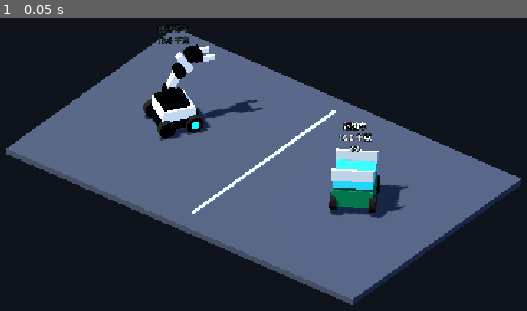
Above: before the commit, frame 1.
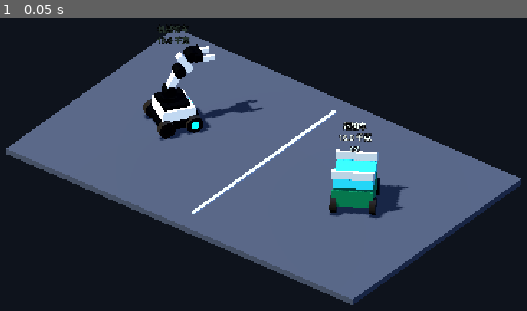
Above: after the commit, the same moment.

Repository: Ri0n72Y/automata
Game: Godot game, scene res://scenes/scene_01/scene_01_vehicle_showcase.tscn
Two runs of this game, one before a commit and one after it. Both use one fixed random seed, a clock stepped at 60 frames per second and the inputs below. This scene is started directly instead of the project's main scene.
Inputs:
- Up to frame 1 (0.05 s): no input

The runs differ from the first frame. In frame 1, 0.3% of the frame differs, in the area x 62-78%, y 44-69%.

Commit message:
fix(scene-01): ground vehicle wheel visuals

Diff:
--- a/scenes/scene_01/vehicles/transport_vehicle_placeholder.tscn
+++ b/scenes/scene_01/vehicles/transport_vehicle_placeholder.tscn
@@ -45,7 +45,7 @@
 size = Vector3(0.74, 0.18, 0.7)
 
 [sub_resource type="BoxMesh" id="RailMesh"]
-size = Vector3(0.77, 0.22, 0.06)
+size = Vector3(0.77, 0.16, 0.06)
 
 [sub_resource type="BoxMesh" id="MarkerMesh"]
 size = Vector3(0.23, 0.12, 0.11)
@@ -68,25 +68,25 @@
 material_override = SubResource("ChassisMaterial")
 
 [node name="WheelFrontLeft" type="MeshInstance3D" parent="VisualRoot"]
-position = Vector3(-0.36, 0.22, -0.31)
+position = Vector3(-0.36, 0.16, -0.31)
 rotation = Vector3(0, 0, 1.5708)
 mesh = SubResource("WheelMesh")
 material_override = SubResource("WheelMaterial")
 
 [node name="WheelFrontRight" type="MeshInstance3D" parent="VisualRoot"]
-position = Vector3(0.36, 0.22, -0.31)
+position = Vector3(0.36, 0.16, -0.31)
 rotation = Vector3(0, 0, 1.5708)
 mesh = SubResource("WheelMesh")
 material_override = SubResource("WheelMaterial")
 
 [node name="WheelRearLeft" type="MeshInstance3D" parent="VisualRoot"]
-position = Vector3(-0.36, 0.22, 0.31)
+position = Vector3(-0.36, 0.16, 0.31)
 rotation = Vector3(0, 0, 1.5708)
 mesh = SubResource("WheelMesh")
 material_override = SubResource("WheelMaterial")
 
 [node name="WheelRearRight" type="MeshInstance3D" parent="VisualRoot"]
-position = Vector3(0.36, 0.22, 0.31)
+position = Vector3(0.36, 0.16, 0.31)
 rotation = Vector3(0, 0, 1.5708)
 mesh = SubResource("WheelMesh")
 material_override = SubResource("WheelMaterial")
